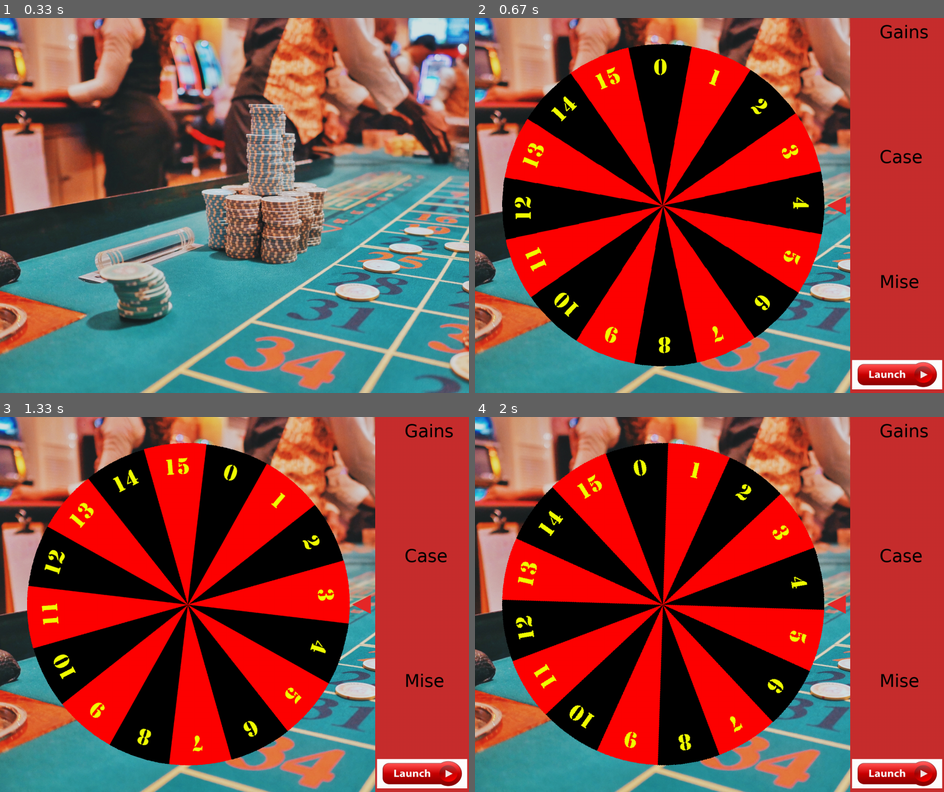
Above: before the commit, frames 1-4 (two rows, left to right).
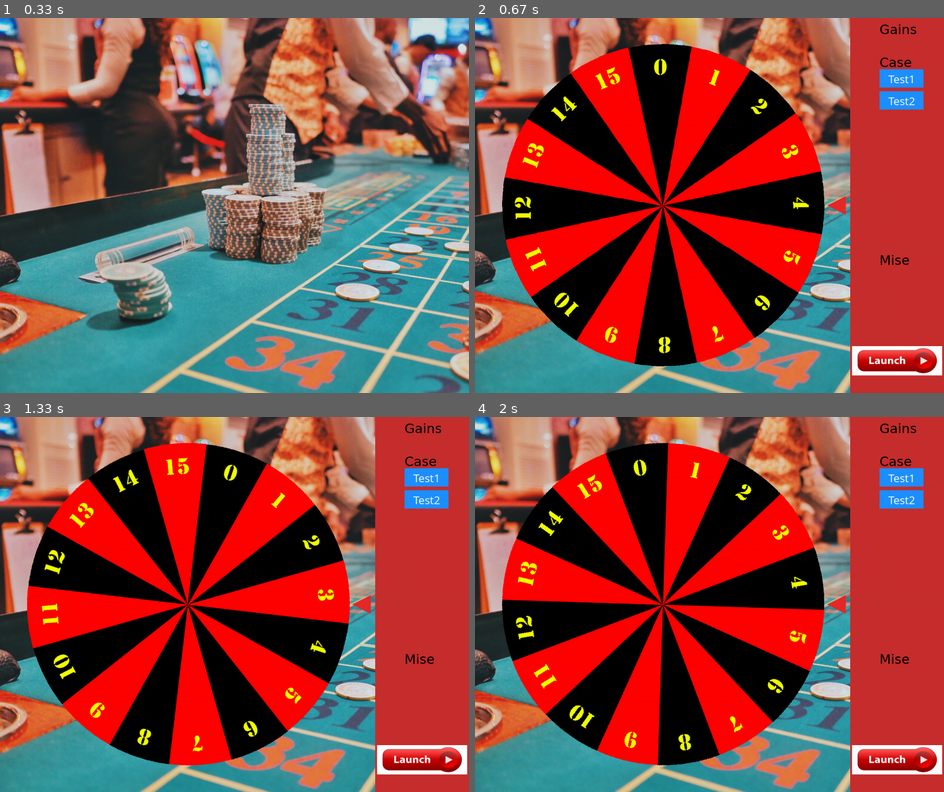
Above: after the commit, the same moments.

Repository: mehradn7/cryptocasino
Game: pygame game, started from main.py
Same seed, same stepped clock (60 frames per second), same inputs: the game is played once before the commit and once after it.
Inputs:
- Up to frame 1 (0.33 s): no input
- Up to frame 2 (0.67 s): tap F1 at 0.33 s
- Up to frame 3 (1.33 s): tap Space at 0.67, 1.1 s
- Up to frame 4 (2 s): no input

Frame 1 is identical in both runs. In frame 2, 3.6% of the frame differs, in the area x 80-100%, y 1-100%; in frame 3, 3.6%; in frame 4, 3.6%.

Commit message:
added button class

Diff:
--- a/interface.py
+++ b/interface.py
@@ -1,6 +1,7 @@
 import pygame
 import numpy
 from params import *
+from button import *
 
 class Wheel:
     def __init__(self):
@@ -15,7 +16,6 @@
         self.center_x, self.center_y = self.surface.get_rect().center
 
 class windowManager:
-
     def __init__(self):
         self.window = pygame.display.set_mode((width, height))
         self.fond_casino = pygame.image.load(image_fond_casino).convert()
@@ -24,6 +24,7 @@
         self.wheel = Wheel()
         self.wheelAngle = 0
         self.arrow = pygame.image.load(image_arrow).convert_alpha()
+        self.all_sprites = pg.sprite.Group()
 
 
     def initMainMenu(self):
@@ -32,31 +33,43 @@
         pygame.display.flip()
 
     def initSideMenu(self):
+        self.blitSideMenu()
+        pygame.display.flip()
+
+    def blitSideMenu(self, gain = 100):
         self.window.blit(self.fond_sidemenu, (height,0))
 
-        testFont = pygame.font.SysFont("Ubuntu", 48)
-        randNumLabel = testFont.render("Gains", 1, (0,0,0))
-        self.window.blit(randNumLabel, (height + 80,10))
-        randNumLabel2 = testFont.render("Case", 1, (0,0,0))
-        self.window.blit(randNumLabel2, (height + 80,height/3 + 10))
-        randNumLabel3 = testFont.render("Mise", 1, (0,0,0))
-        self.window.blit(randNumLabel3, (height + 80,2*height/3 + 10))
+        # draw section titles
+        font = pygame.font.SysFont("Ubuntu", 36)
+
+        gainsLabel = font.render("Gains", 1, (0,0,0))
+        self.window.blit(gainsLabel, (height + 80,10))
+
+        caseLabel = font.render("Case", 1, (0,0,0))
+        self.window.blit(caseLabel, (height + 80,100))
+
+        miseLabel = font.render("Mise", 1, (0,0,0))
+        self.window.blit(miseLabel, (height + 80,5*height/8 ))
         launchButton = pygame.image.load(image_launchbutton).convert_alpha()
-        self.window.blit(launchButton, (height + 5,height -90))
-        pygame.display.flip()
+        self.window.blit(launchButton, (height + 5,7*height/8))
 
-    def blitSideMenu(self):
-        self.window.blit(self.fond_sidemenu, (height,0))
+        # test button sprites
 
-        testFont = pygame.font.SysFont("Ubuntu", 48)
-        randNumLabel = testFont.render("Gains", 1, (0,0,0))
-        self.window.blit(randNumLabel, (height + 80,10))
-        randNumLabel2 = testFont.render("Case", 1, (0,0,0))
-        self.window.blit(randNumLabel2, (height + 80,height/3 + 10))
-        randNumLabel3 = testFont.render("Mise", 1, (0,0,0))
-        self.window.blit(randNumLabel3, (height + 80,2*height/3 + 10))
-        launchButton = pygame.image.load(image_launchbutton).convert_alpha()
-        self.window.blit(launchButton, (height + 5,height -90))
+        start_button = Button(
+            height + 80, 140, 120, 50, self.testCallback,
+            FONT, 'Test1', (255, 255, 255),
+            IMAGE_NORMAL, IMAGE_HOVER, IMAGE_DOWN)
+        # If you don't pass images, the default images will be used.
+        quit_button = Button(
+            height + 80, 200, 120, 50, self.testCallback,
+            FONT, 'Test2', (255, 255, 255))
+
+        self.all_sprites.add(start_button, quit_button)
+
+        self.all_sprites.draw(self.window)
+
+    def testCallback(self):
+        print("CALLBACK called")
 
 
     def initRoulette(self):
